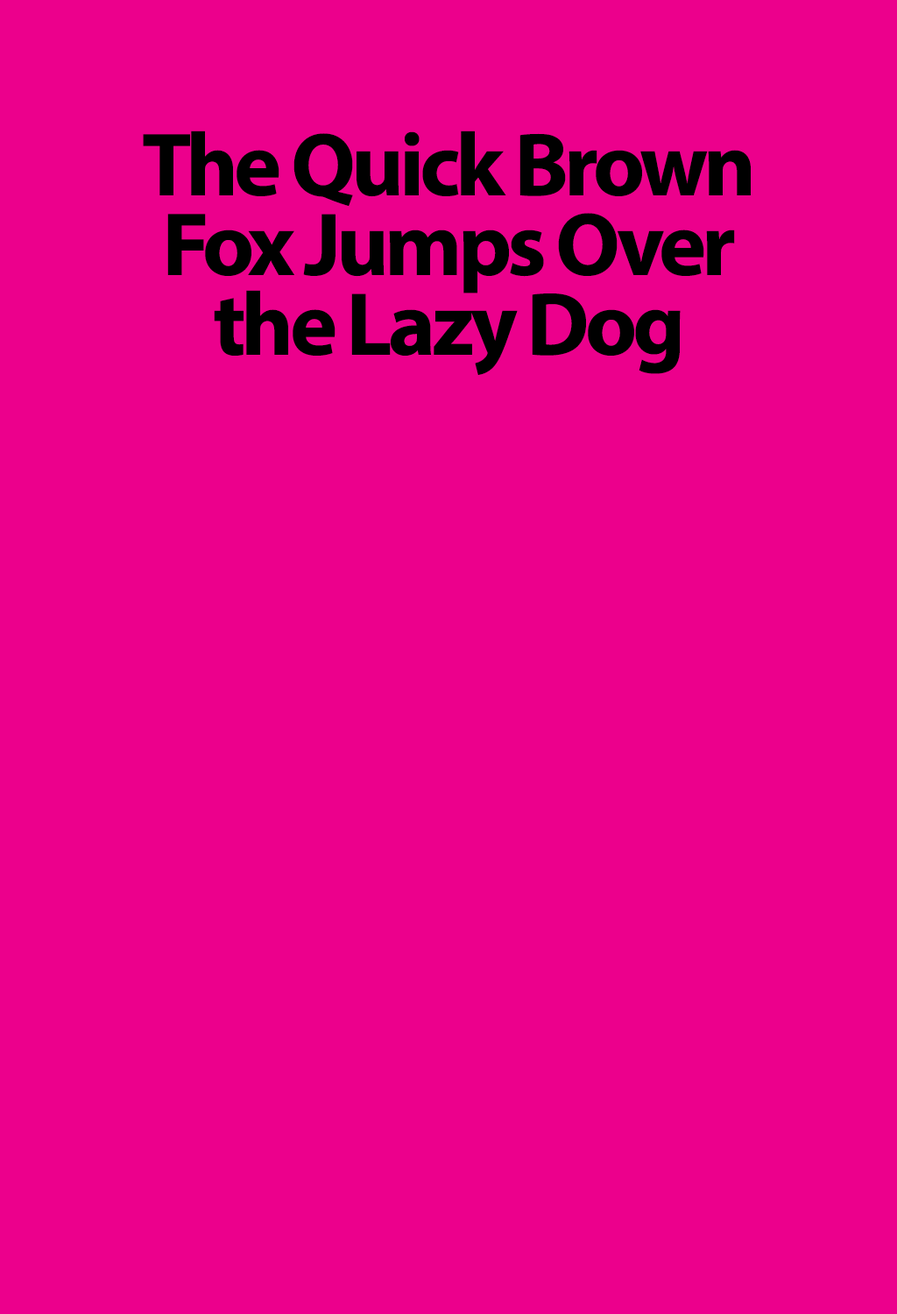
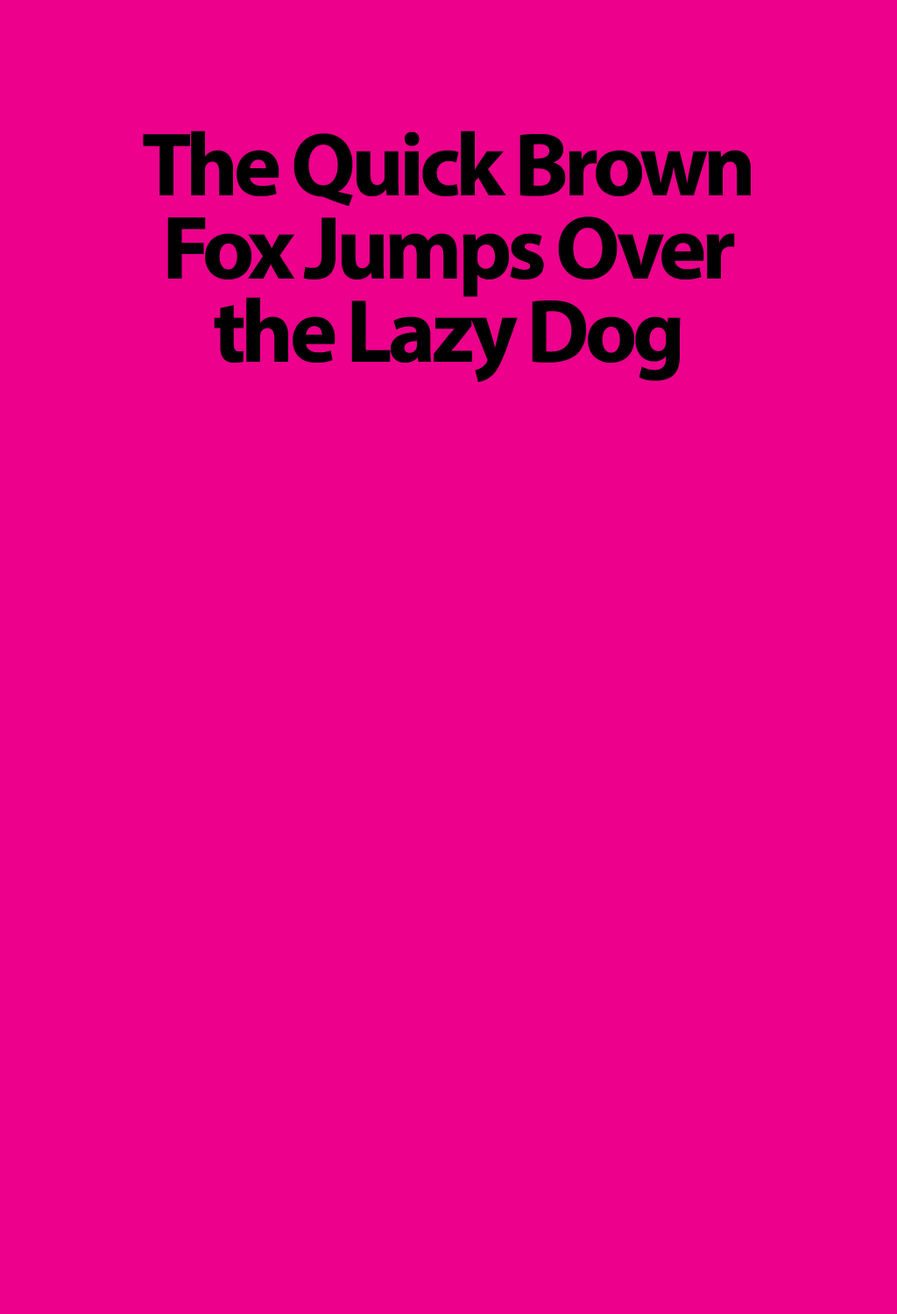
Revision of a layered 897 × 1314 image; what changed, layer by layer:
painted on "The Quick Brown Fox Jumps Over the Lazy Dog" over [167, 212, 736, 383]
